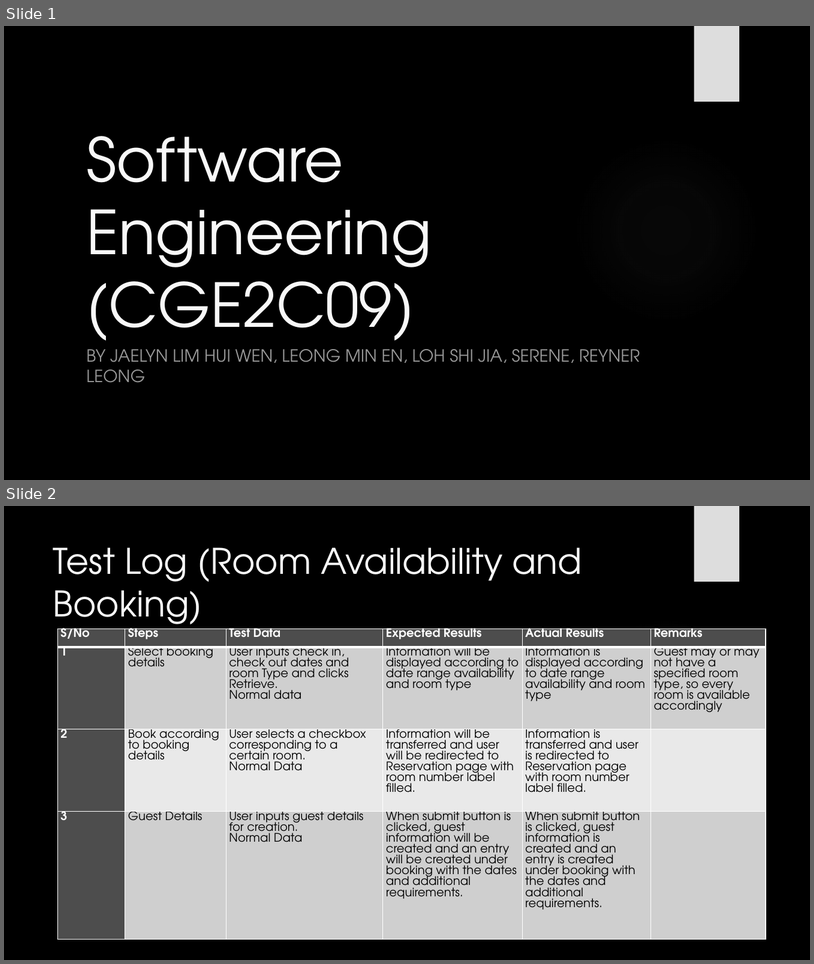
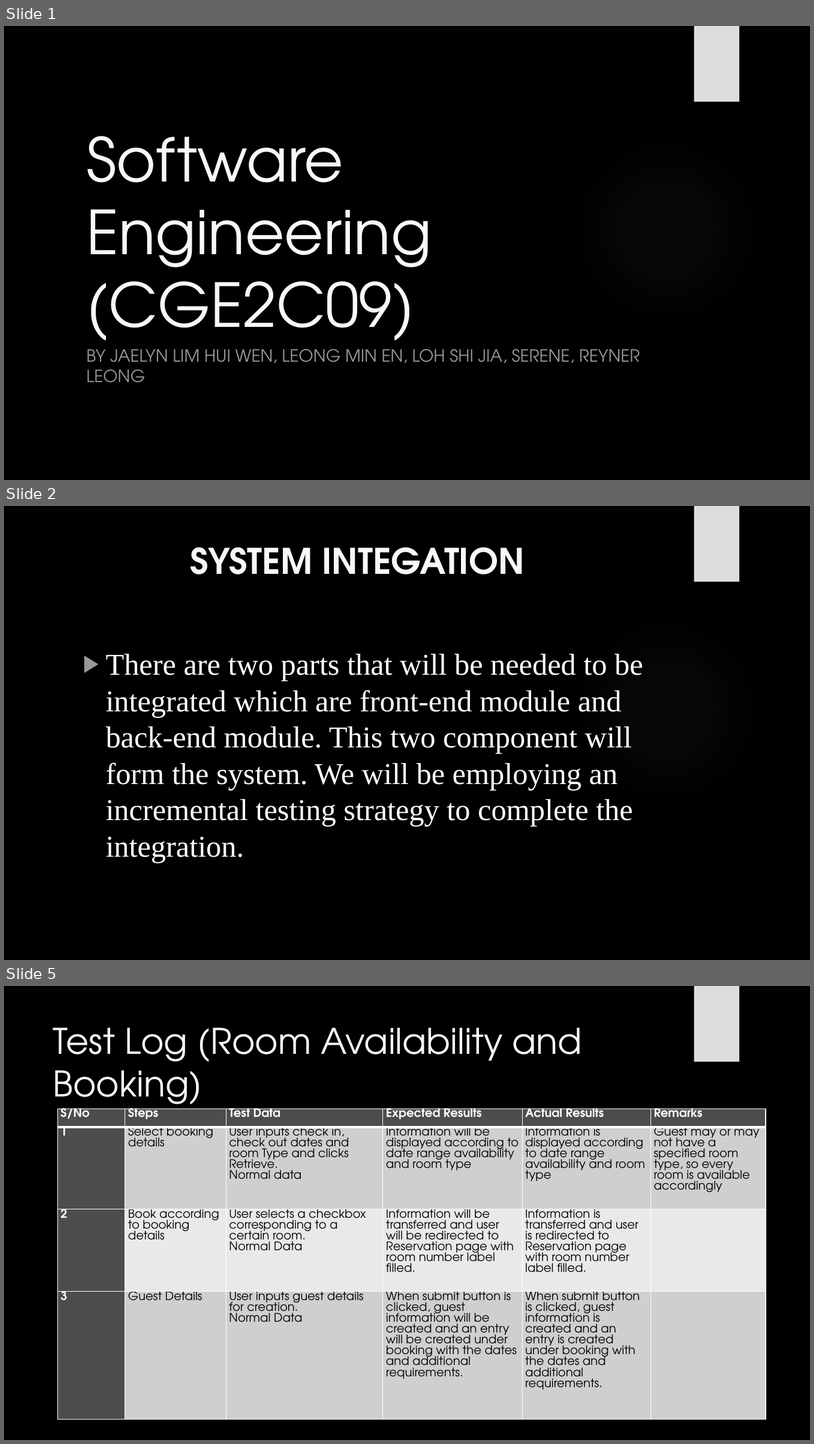
Before and after one commit to Jaelyn13/SWEN-P01, a slide deck: SWEN Assignment Report & PPT/Assignment 3/SWEN Assignment 3 PPT.pptx. Shown one above the other, each under a label of ours: slides 1 and 2 before the commit, slides 1, 2 and 5 after it; the slides between them are not shown. The pictures are 814x964 and 814x1444 pixels, drawn with LibreOffice and Linux fonts; fonts in the diff are those of the drawing; background and template pictures are left out. Boxes give left, top, right and bottom in pixels: in the first picture for what was removed or moved away, otherwise in the second. Text is boxed around its words. In the diff, an @@ line names an element or a change of style, - is before the commit and + after.

```diff
--- a/SWEN Assignment Report & PPT/Assignment 3/SWEN Assignment 3 PPT.pptx
+++ b/SWEN Assignment Report & PPT/Assignment 3/SWEN Assignment 3 PPT.pptx
@@ slide 2 added at (x1=4, y1=506, x2=810, y2=960), background picture (left out); not listed: 2 template elements that a slide beside it also shows @@
@@ title added at (x1=191, y1=547, x2=525, y2=574), 42 pt, text #F8F8F8, bold @@
+SYSTEM INTEGATION
@@ text added at (x1=106, y1=654, x2=644, y2=862), 36 pt, text #FFFFFF @@
+▶ There are two parts that will be needed to be integrated which are front-end module and back-end module. This two component will form the system. We will be employing an incremental testing strategy to complete the integration.
@@ what was slide 2 is now slide 5 @@
```
Also in this commit, not shown: 2 other slides added, 3 other files.
